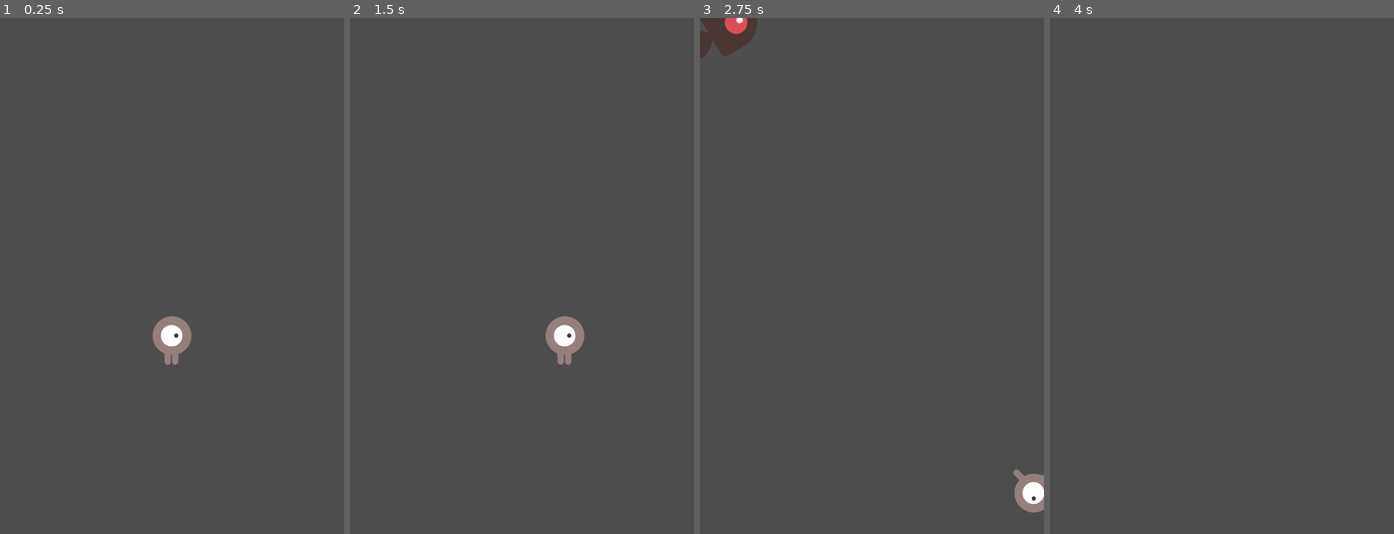
Above: before the commit, frames 1-4 (left to right).
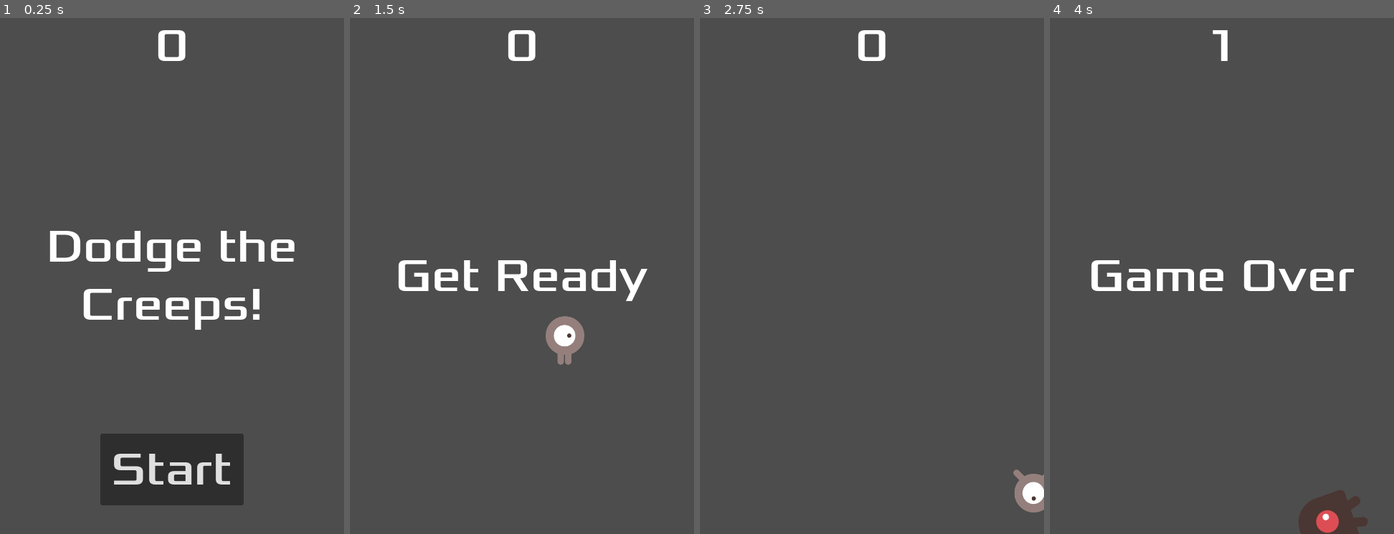
Above: after the commit, the same moments.

Repository: mana-brush/dodge-the-creeps
Game: Godot game, scene res://scenes/main.tscn
Same seed, same stepped clock (60 frames per second), same inputs: the game is played once before the commit and once after it.
Inputs (mouse positions are in pixels of both pictures, inside the frame that each line leads up to):
- Up to frame 1 (0.25 s): no input
- Up to frame 2 (1.5 s): click (522, 472) at 0.5 s, where only the run after the commit has a clickable "Start"; tap Enter at 1.25 s; hold Right (ui_right) from 1.28 s (still down)
- Up to frame 3 (2.75 s): release Right (ui_right) at 2.03 s; hold Down (ui_down) from 2.03 s (still down)
- Up to frame 4 (4 s): release Down (ui_down) at 2.78 s; hold Right (ui_right) 2.78-3.53 s; hold Up (ui_up) from 3.53 s (still down)

The runs differ from the first frame. In frame 1, 9.7% of the frame differs, in the area x 14-86%, y 2-95%; in frame 2, 2.1%; in frame 3, 1.2%; in frame 4, 3.1%.

Commit message:
simple hud and resource image

Diff:
--- /dev/null
+++ b/scenes/hud/hud.tscn
@@ -0,0 +1,61 @@
+[gd_scene format=3 uid="uid://wvchy8el525"]
+
+[ext_resource type="FontFile" uid="uid://domqfr6iqg035" path="res://fonts/Xolonium-Regular.ttf" id="1_48c2t"]
+[ext_resource type="Script" uid="uid://cwxtokfuny7r6" path="res://scenes/hud/scripts/hud.gd" id="1_cgeww"]
+
+[node name="HUD" type="CanvasLayer" unique_id=2102730668]
+script = ExtResource("1_cgeww")
+
+[node name="ScoreLabel" type="Label" parent="." unique_id=1723809943]
+anchors_preset = 10
+anchor_right = 1.0
+offset_bottom = 78.0
+grow_horizontal = 2
+size_flags_horizontal = 4
+theme_override_fonts/font = ExtResource("1_48c2t")
+theme_override_font_sizes/font_size = 64
+text = "0"
+horizontal_alignment = 1
+vertical_alignment = 1
+
+[node name="Message" type="Label" parent="." unique_id=1522344669]
+anchors_preset = 8
+anchor_left = 0.5
+anchor_top = 0.5
+anchor_right = 0.5
+anchor_bottom = 0.5
+offset_left = -240.0
+offset_top = -120.0
+offset_right = 240.0
+offset_bottom = 120.0
+grow_horizontal = 2
+grow_vertical = 2
+theme_override_fonts/font = ExtResource("1_48c2t")
+theme_override_font_sizes/font_size = 64
+text = "Dodge the Creeps!"
+horizontal_alignment = 1
+vertical_alignment = 1
+autowrap_mode = 2
+
+[node name="StartButton" type="Button" parent="." unique_id=535371661]
+anchors_preset = 7
+anchor_left = 0.5
+anchor_top = 1.0
+anchor_right = 0.5
+anchor_bottom = 1.0
+offset_left = -100.0
+offset_top = -140.0
+offset_right = 100.0
+offset_bottom = -40.0
+grow_horizontal = 2
+grow_vertical = 0
+theme_override_fonts/font = ExtResource("1_48c2t")
+theme_override_font_sizes/font_size = 64
+text = "Start"
+
+[node name="MessageTimer" type="Timer" parent="." unique_id=513879716]
+wait_time = 2.0
+one_shot = true
+
+[connection signal="pressed" from="StartButton" to="." method="_on_start_button_pressed"]
+[connection signal="timeout" from="MessageTimer" to="." method="_on_message_timer_timeout"]
--- /dev/null
+++ b/scenes/hud/scripts/hud.gd
@@ -0,0 +1,29 @@
+extends CanvasLayer
+
+signal start_game
+
+func show_message(text):
+	$Message.text = text
+	$Message.show()
+	$MessageTimer.start()
+
+func show_game_over():
+	show_message("Game Over")
+	# Wait until the MessageTimer has counted down.
+	await $MessageTimer.timeout
+
+	$Message.text = "Dodge the Creeps!"
+	$Message.show()
+	# Make a one-shot timer and wait for it to finish.
+	await get_tree().create_timer(1.0).timeout
+	$StartButton.show()
+
+func update_score(score):
+	$ScoreLabel.text = str(score)
+
+func _on_start_button_pressed():
+	$StartButton.hide()
+	start_game.emit()
+
+func _on_message_timer_timeout():
+	$Message.hide()
--- a/scenes/main.gd
+++ b/scenes/main.gd
@@ -3,27 +3,26 @@
 @export var mob_scene: PackedScene
 var score
 
-func _ready() -> void:
-	new_game()
-
 func game_over() -> void:
 	$ScoreTimer.stop()
 	$MobTimer.stop()
+	$HUD.show_game_over()
 
 func new_game():
 	score = 0
+	get_tree().call_group("mobs", "clear_queue")
 	$Player.start($StartPosition.position)
 	$StartTimer.start()
-
+	$HUD.update_score(score)
+	$HUD.show_message("Get Ready")
 
 func _on_start_timer_timeout() -> void:
 	$MobTimer.start()
 	$ScoreTimer.start()
 
-
 func _on_score_timer_timeout() -> void:
 	score += 1
-
+	$HUD.update_score(score)
 
 func _on_mob_timer_timeout() -> void:
 	var mob = mob_scene.instantiate()
--- a/scenes/main.tscn
+++ b/scenes/main.tscn
@@ -3,6 +3,7 @@
 [ext_resource type="PackedScene" uid="uid://bwsudxwojw1qv" path="res://scenes/player/player.tscn" id="1_o5qli"]
 [ext_resource type="Script" uid="uid://b8a8im84wqepk" path="res://scenes/main.gd" id="1_sugp2"]
 [ext_resource type="PackedScene" uid="uid://dtvkmngkogcny" path="res://scenes/mob/mob.tscn" id="2_jyhfs"]
+[ext_resource type="PackedScene" uid="uid://wvchy8el525" path="res://scenes/hud/hud.tscn" id="4_jyhfs"]
 
 [sub_resource type="Curve2D" id="Curve2D_0wfyh"]
 _data = {
@@ -33,7 +34,10 @@
 
 [node name="MobSpawnLocation" type="PathFollow2D" parent="MobPath" unique_id=2058034123]
 
+[node name="HUD" parent="." unique_id=2102730668 instance=ExtResource("4_jyhfs")]
+
 [connection signal="hit" from="Player" to="." method="game_over"]
 [connection signal="timeout" from="MobTimer" to="." method="_on_mob_timer_timeout"]
 [connection signal="timeout" from="ScoreTimer" to="." method="_on_score_timer_timeout"]
 [connection signal="timeout" from="StartTimer" to="." method="_on_start_timer_timeout"]
+[connection signal="start_game" from="HUD" to="." method="new_game"]
Binary file added: resources/game.png
Not shown, added: scenes/hud/scripts/hud.gd.uid
Not shown, added: README.md
